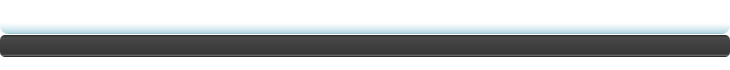
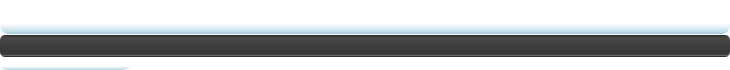
Layer changes from the first w=730, h=70 image to the second:
added layer "Layer 4" above "Layer 3" over [0, 66, 130, 70]
